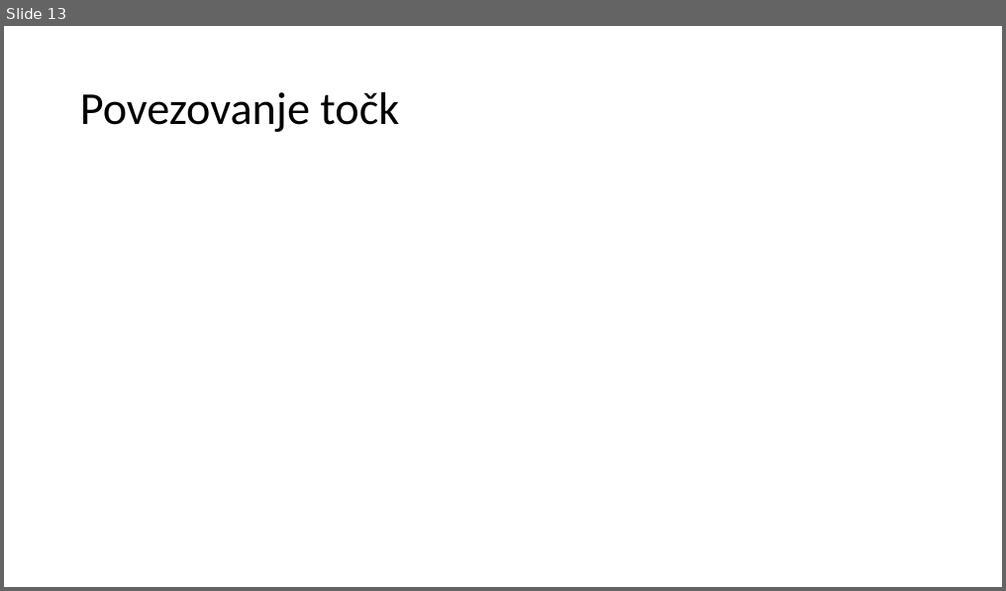
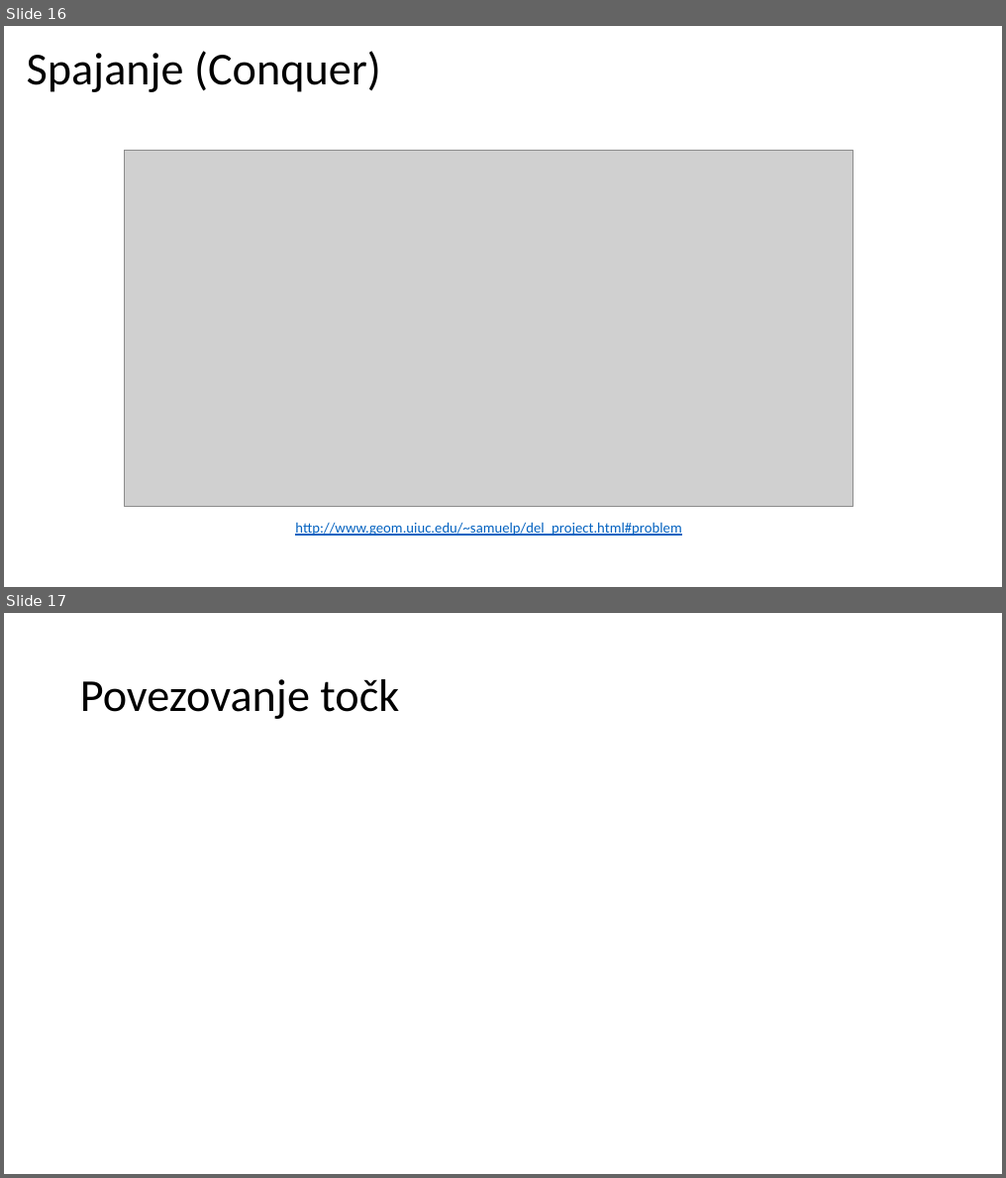
Before and after one commit to 15minutOdmora/voronoi_diagram, a slide deck: predstavitev/Vornoievi_diagrami.pptx. Shown one above the other, each under a label of ours: slide 13 before the commit, slides 16 and 17 after it. The pictures are 1006x591 and 1006x1178 pixels, drawn with LibreOffice and Linux fonts; fonts in the diff are those of the drawing; grey boxes stand for pictures. Boxes give left, top, right and bottom in pixels: in the first picture for what was removed or moved away, otherwise in the second. Text is boxed around its words. In the diff, an @@ line names an element or a change of style, - is before the commit and + after.

```diff
--- a/predstavitev/Vornoievi_diagrami.pptx
+++ b/predstavitev/Vornoievi_diagrami.pptx
@@ slide 16 added at (x1=4, y1=26, x2=1002, y2=587), background #FFFFFF @@
@@ title added at (x1=27, y1=51, x2=381, y2=92), 44 pt, text #000000 @@
+Spajanje (Conquer)
@@ picture added at (x1=125, y1=151, x2=853, y2=506) @@
@@ text added at (x1=295, y1=522, x2=681, y2=536), 14 pt, text #0563C1, underline @@
+http://www.geom.uiuc.edu/~samuelp/del_project.html#problem
@@ what was slide 13 is now slide 17 @@
```
Also in this commit, not shown: 2 slides changed, 7 other slides added, 4 slides removed, 1 other file.
